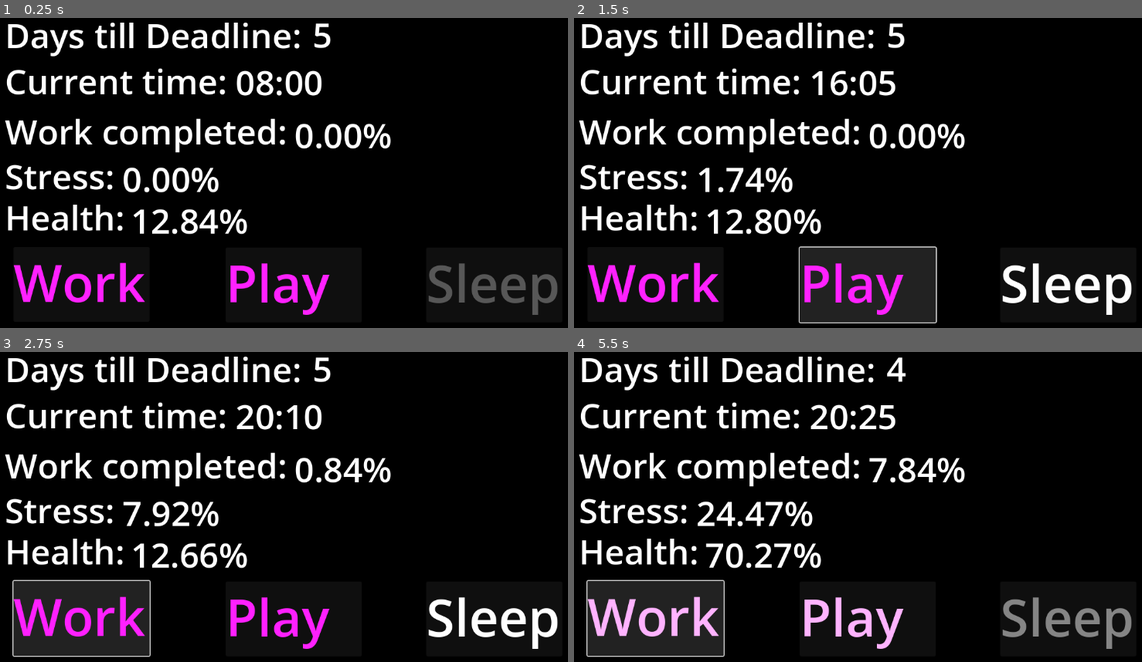
Above: before the commit, frames 1-4 (two rows, left to right).
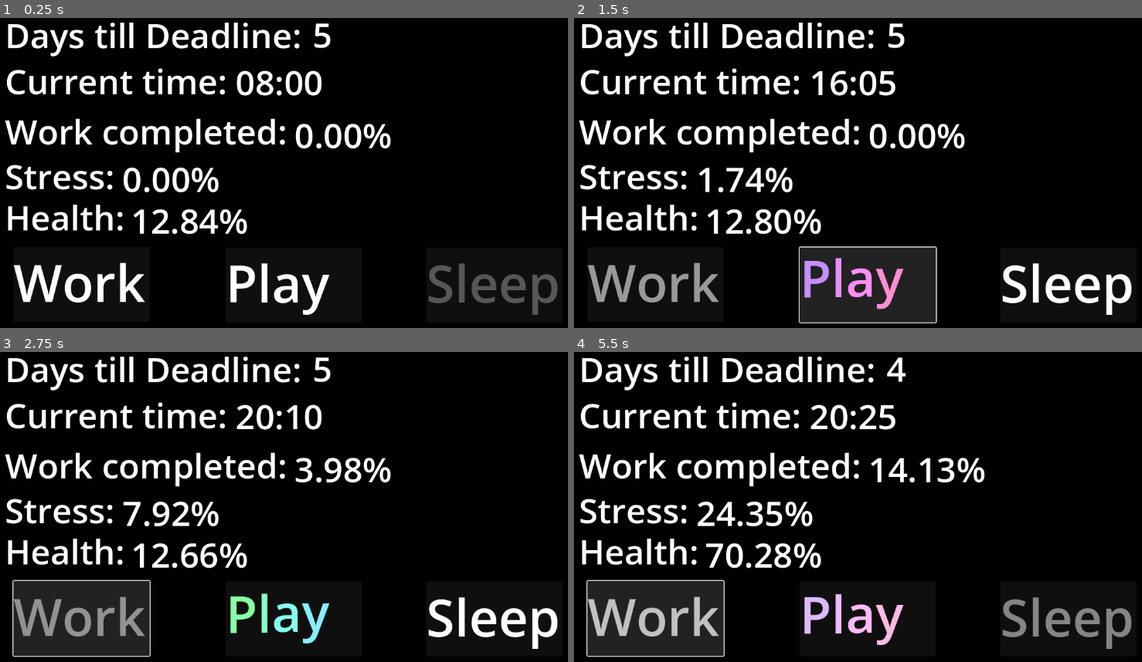
Above: after the commit, the same moments.

Repository: rschlegeTH/EPWS2526PritzkauSchlegel
Game: Godot game, scene res://main_scene.tscn
The game is run twice, just before and just after one commit, with the same random seed, the same clock (stepped at 60 frames per second) and the same inputs.
Inputs:
- Up to frame 1 (0.25 s): no input
- Up to frame 2 (1.5 s): click "[playEffect]Play[/playEffect]" at 0.5 s; click "[playEffect]Play[/playEffect]" at 1.25 s
- Up to frame 3 (2.75 s): click "[workEffect]Work[/workEffect]" at 2 s
- Up to frame 4 (5.5 s): click "[sleepEffect]Sleep[/sleepEffe…" at 2.75 s; click "[workEffect]Work[/workEffect]" at 3.5 s; click "[sleepEffect]Sleep[/sleepEffe…" at 4.25 s; click "[workEffect]Work[/workEffect]" at 5 s

The runs differ from the first frame. In frame 1, 2.1% of the frame differs, in the area x 2-59%, y 78-96%; in frame 2, 2.4%; in frame 3, 2.8%; in frame 4, 3.3%, in the area x 2-73%, y 34-96%.

Commit message:
work und play rich text effekt für productivity hinzugefügt

Diff:
--- a/Development/new-game-project/scritps/play_rich_text_effect.gd
+++ b/Development/new-game-project/scritps/play_rich_text_effect.gd
@@ -5,4 +5,8 @@
 
 func _process_custom_fx(char_fx: CharFXTransform):
 
-	char_fx.color.g = label.temp.gesundheit/100
+	var hue := char_fx.range.x / 20.0
+	char_fx.color = Color.from_hsv(hue + char_fx.elapsed_time * 0.5, (-label.temp.productivity * 0.01 + 1.0), 1.0)
+
+	var bounce := pow((fmod(6.0 * char_fx.elapsed_time + char_fx.range.x / 4.0, 4.0) - 2.0), 2.0) / 4.0
+	char_fx.offset.y = 24.0 * bounce * (-label.temp.productivity * 0.01 + 1.0) - 24.0 * (-label.temp.productivity * 0.01 + 1.0)
--- a/Development/new-game-project/scritps/play_rich_text_label.gd
+++ b/Development/new-game-project/scritps/play_rich_text_label.gd
@@ -1,5 +1,4 @@
 extends RichTextLabel
-
 
 var play_effect:PlayEffect
 @onready var temp = %"Variablen-Manager"
--- a/Development/new-game-project/scritps/variable_manager.gd
+++ b/Development/new-game-project/scritps/variable_manager.gd
@@ -62,8 +62,7 @@
 
 ## Produktivitäsparameter berechnen
 func calcProductitvity() -> void: # Überarbeiten??? Berechnet die Produktivität, Formel könnte überarbeitet werden
-	var localDivider = 2 # Wert um Stresswert auf die Hälfte zu limitieren
-	productivity = clampf(gesundheit - stress / localDivider, 0, 100)
+	productivity = clampf(gesundheit * 0.5 + (-stress + 100) * 0.5 , 0, 100)
 
 ## Erhöht den Completion-Wert um 1 oder den Eingabewert
 func addCompletion(completionGrowth) -> void:
--- a/Development/new-game-project/scritps/work_rich_text_effect.gd
+++ b/Development/new-game-project/scritps/work_rich_text_effect.gd
@@ -5,4 +5,4 @@
 
 func _process_custom_fx(char_fx: CharFXTransform):
 
-	char_fx.color.g = label.temp.gesundheit/100
+	char_fx.color = Color.from_hsv(1.0, 0.0, label.temp.productivity * 0.009 + 0.1)
